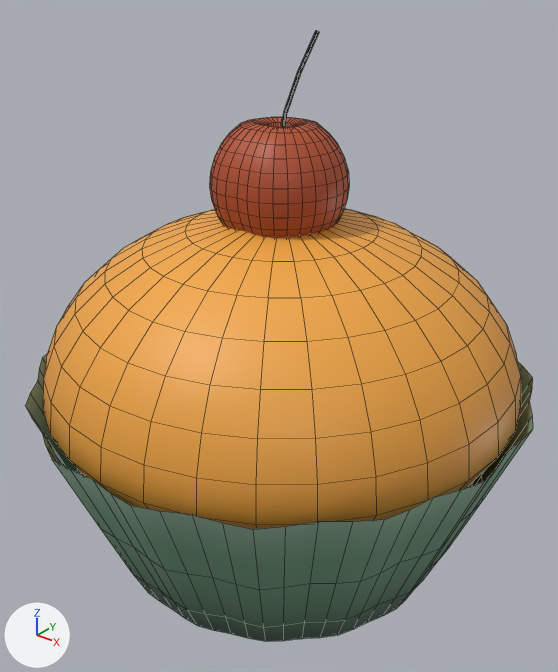
One commit to the FBX model Assets/3DModels/Alpha/Recipes/cupcake.fbx: the scene before it, then after it.
The view is the same before and after, from a 50 mm lens placed at (0.0972, -0.1225, 0.0719), pointed at (0.0008, -0.002, -0.0028). The lights are fixed; the arrows at lower left show +X, +Y and +Z. The older version comes first. Mesh edges are drawn as thin lines. Where no turn or scale is listed for an object, it has been applied to the vertices.

Script lines for the objects in view, before the commit:
```python
me_vert_008 = bpy.data.meshes.new('Vert.008')
me_vert_008.from_pydata(...)  # 1340 vertices, 1313 faces; spans x -0.0549..0.0552, y -0.0553..0.0548, z -0.0586..0.0601
me_vert_008.materials.append(mat_material)  # picture img_palete_cores_png
ob_vert_008 = bpy.data.objects.new('Vert.008', me_vert_008)
ob_vert_008.location = (0.0, 0.0, 0.0)
```
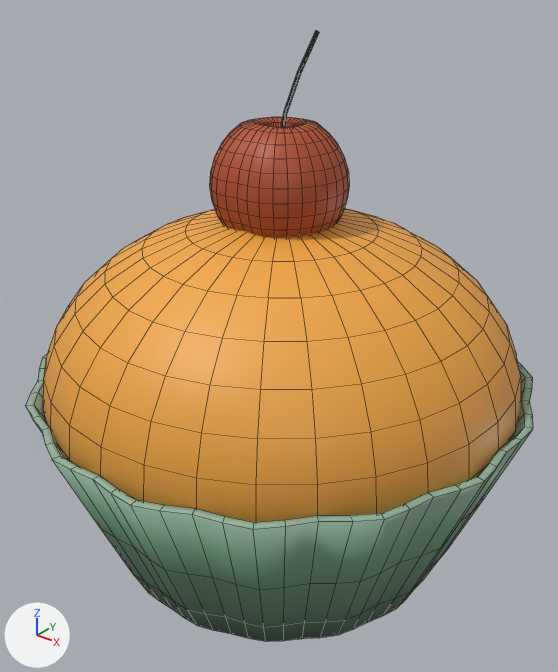
Where the newer file only moved an object's origin or applied its transform, the numbers keep the older frame.

Boxes [x1, y1, x2, y2] around the edits, measured in the pictures (558 x 672 px):
```json
{"part": 1, "of": "me_vert_008", "change": "added", "after": [25, 355, 533, 529]}
```

Scene script edits in JSON lines:
```json
{"block": "me_vert_008", "where": "# used by ob_vert_008; location = (0.0, 0.0, 0.0)"}
{"op": "remove", "block": "me_vert_008", "code": "me_vert_008.from_pydata(...)  # 1340 vertices, 1313 faces; spans x -0.0549..0.0552, y -0.0553..0.0548, z -0.0586..0.0601"}
{"op": "add", "block": "me_vert_008", "code": "me_vert_008.from_pydata(...)  # 1468 vertices, 1443 faces; spans x -0.0549..0.0552, y -0.0553..0.0548, z -0.0586..0.0601"}
{"block": "me_vert_008", "change": "me_vert_008 part 1"}
{"block": "me_vert_008", "change": "128 vertices are added at x -0.0532..0.0535, y -0.0536..0.0531, z -0.0576..-0.0116"}
{"block": "me_vert_008", "change": "129 new faces join them"}
{"block": "me_vert_008", "change": "other edits to the shape of me_vert_008 do not show in these pictures"}
```
